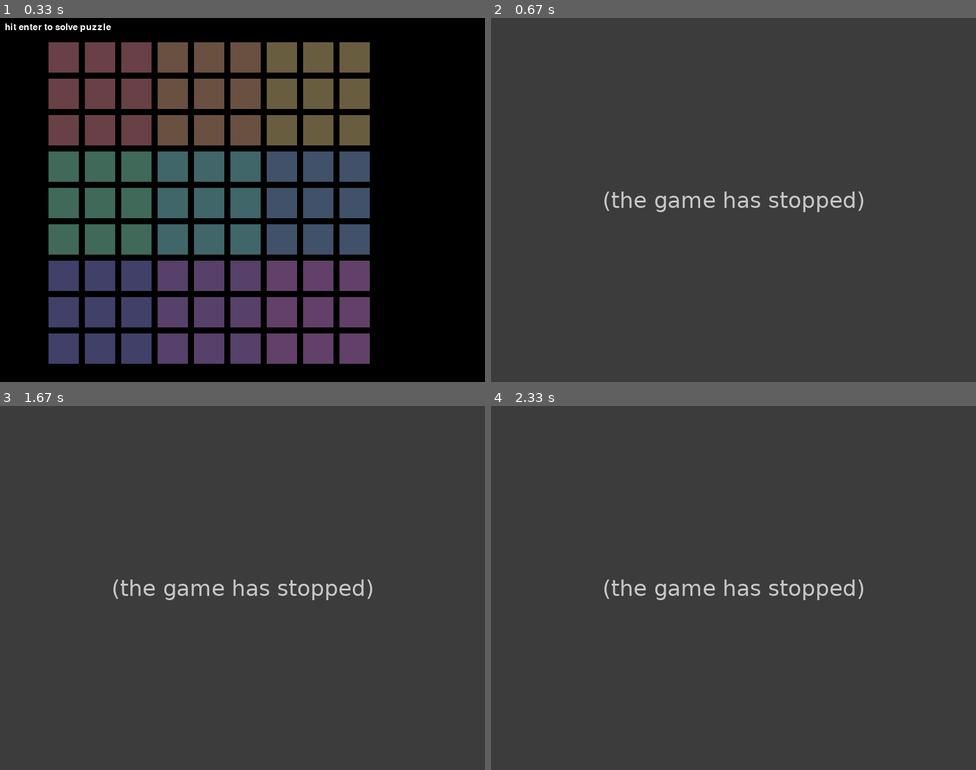
Above: before the commit, frames 1-4 (two rows, left to right).
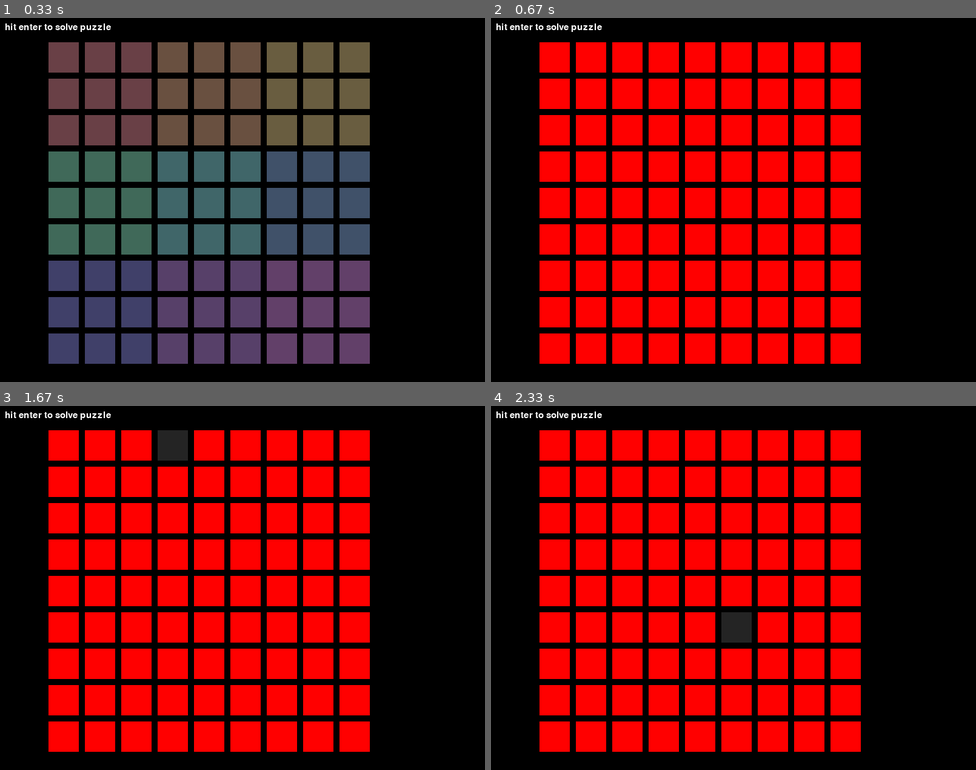
Above: after the commit, the same moments.

Repository: KarinaJadia/Other-Projects
Game: pygame game, started from pygame-tests/sudoku-solver.py
Two runs of this game, one before a commit and one after it. Both use one fixed random seed, a clock stepped at 60 frames per second and the inputs below.
Inputs (mouse positions are in pixels of both pictures, inside the frame that each line leads up to):
- Up to frame 1 (0.33 s): no input
- Up to frame 2 (0.67 s): tap Enter at 0.33 s
- Up to frame 3 (1.67 s): click (126, 591) at 0.72 s; click (92, 533) at 1.05 s; click (174, 446) at 1.38 s
- Up to frame 4 (2.33 s): click (743, 464) at 1.72 s; click (738, 624) at 2.05 s

Frame 1 is identical in both runs. In frame 2, 100% of the frame differs, in the area x 0-100%, y 0-100%; in frame 3, 99%; in frame 4, 99%.
Before the commit the program exited at 0.33 s; later frames show no game.

Commit message:
started solve function...

Diff:
--- a/pygame-tests/sudoku-solver.py
+++ b/pygame-tests/sudoku-solver.py
@@ -21,7 +21,7 @@
 colors = [[(105, 64, 70), (105, 80, 64), (105, 93, 64)], # stores the colors of the box
           [(64, 105, 89), (64, 102, 105), (64, 81, 105)],
           [(64, 64, 105), (87, 64, 105), (98, 64, 105)]]
-set_num = [[1, 2, 3], # stores which larger set it is in
+set_num = [[1, 2, 3], # to make life easier
           [4, 5, 6],
           [7, 8, 9]]
 
@@ -37,9 +37,15 @@
         "active": False,
         "row": i // 9 + 1, # stores row (goes from 1 to 9)
         "col": i % 9 + 1, # stores column (goes from 1 to 9)
-        "set": set_num[(i//9)//3][(i%9)//3]
+        "set": set_num[(i//9)//3][(i%9)//3] # which 'set' of boxes it is (goes from 1 to 9)
     }
     boxes.append(box)
+
+def solve():
+    for box in boxes:
+        if box['text'] == '':
+            box['passive color'] = 'red'
+            box['color'] = 'red'
 
 # game
 while True:
@@ -65,8 +71,7 @@
 
             # if enter key is clicked
             if event.key == pygame.K_KP_ENTER or event.key == pygame.K_RETURN:
-                pygame.quit()
-                sys.exit()
+                solve()
 
             # if backspace is clicked
             elif event.key == pygame.K_BACKSPACE:
